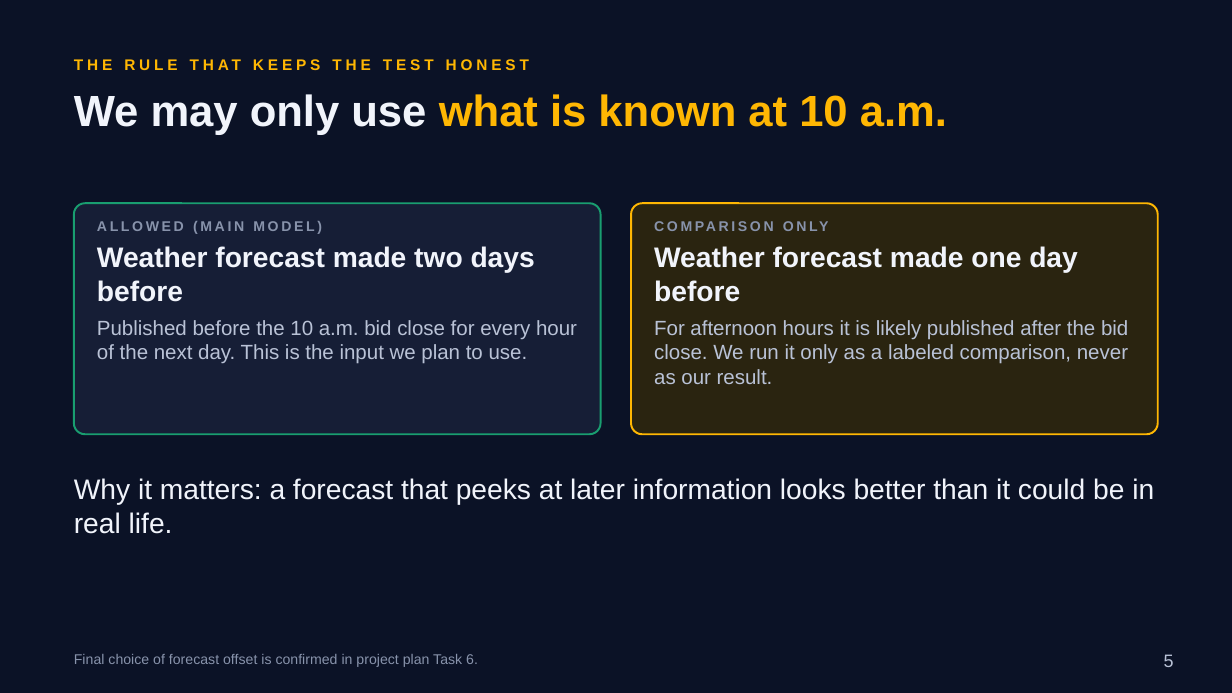
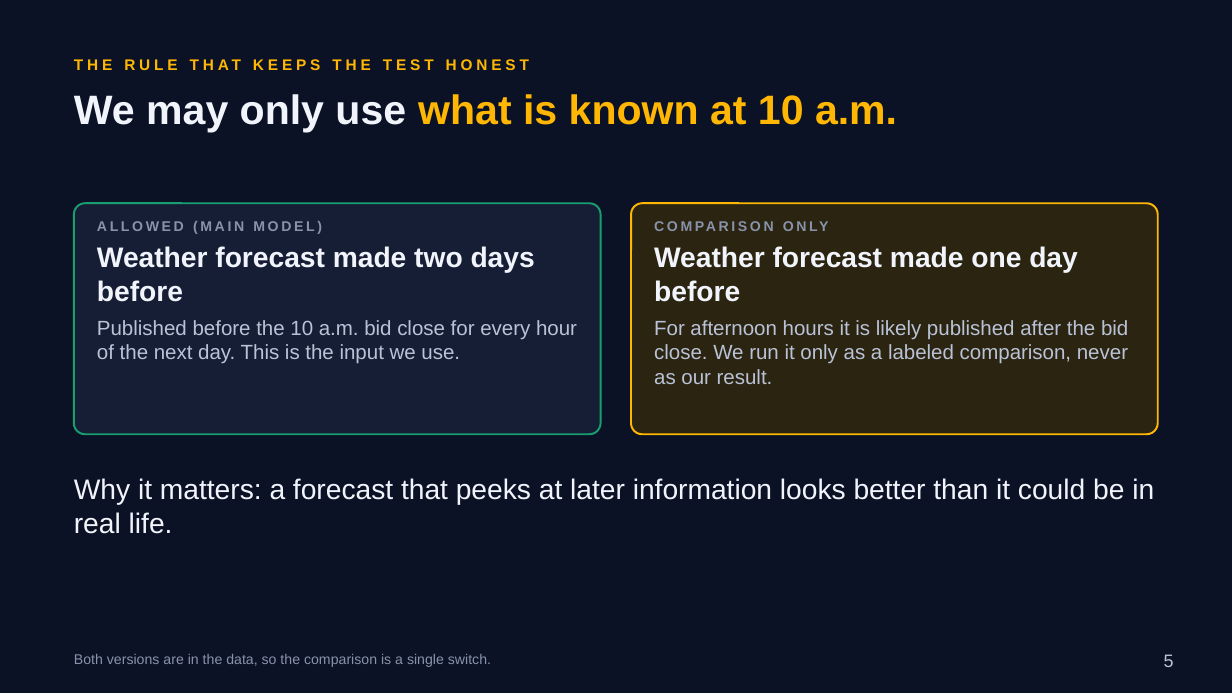
Before and after one commit to RaulSolaNavarro/caiso-solar-forecast, a slide deck: slide 5 of deck/capstone2/Capstone2_Deck.pptx. Drawn at 1232x693 pixels with LibreOffice and Linux fonts; fonts in the diff are those of the drawing. Boxes give left, top, right and bottom in pixels: in the first picture for what was removed or moved away, otherwise in the second. Text is boxed around its words. In the diff, an @@ line names an element or a change of style, - is before the commit and + after.

```diff
--- a/deck/capstone2/Capstone2_Deck.pptx
+++ b/deck/capstone2/Capstone2_Deck.pptx
@@ text "We may only use what ..." at box(74, 94, 897, 132): size 34 to 32 pt @@
@@ text at box(97, 320, 577, 364): text changed @@
-Published before the 10 a.m. bid close for every hour of the next day. This is the input we plan to use.
+Published before the 10 a.m. bid close for every hour of the next day. This is the input we use.
@@ text at box(74, 654, 491, 667): text changed @@
-Final choice of forecast offset is confirmed in project plan Task 6.
+Both versions are in the data, so the comparison is a single switch.
```
Also in this commit, not shown: 14 other slides changed, 4 slides added, 1 slide removed, 6 other files.
